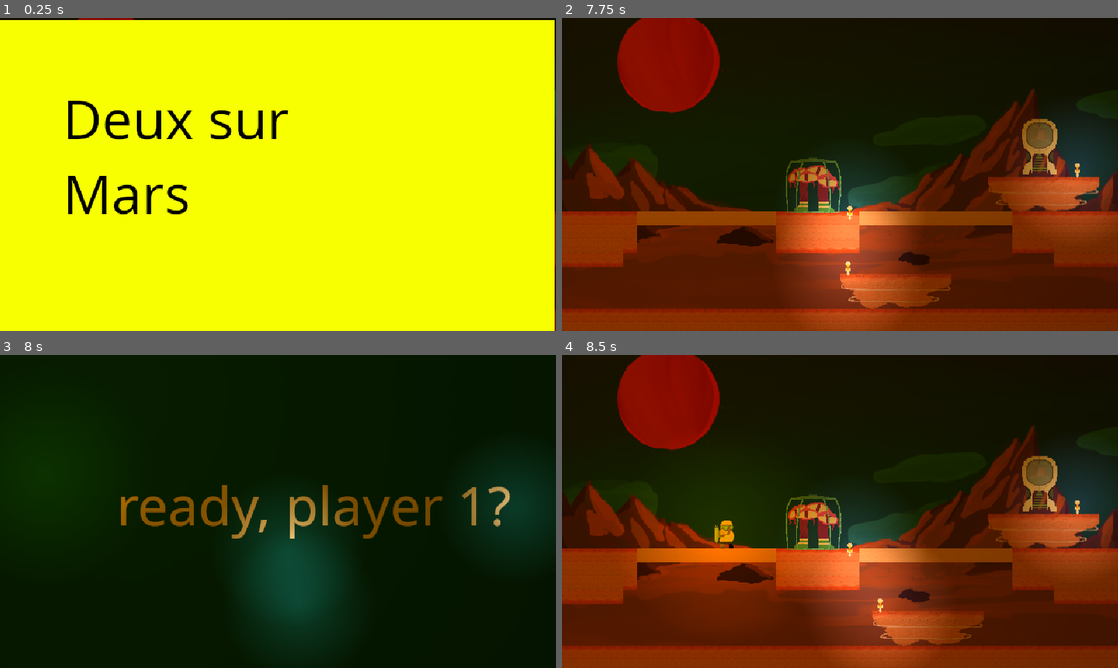
Above: before the commit, frames 1-4 (two rows, left to right).
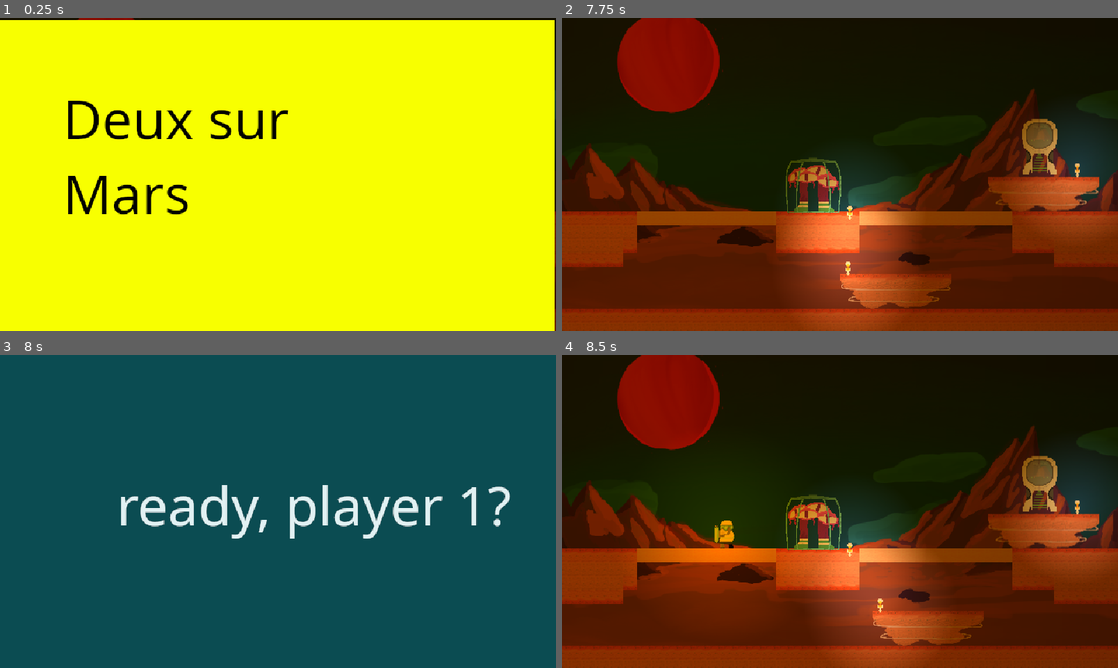
Above: after the commit, the same moments.

Repository: LeResteDuMonde/GameJamPSU
Game: Godot game, scene res://scene/Main.tscn
Two runs of this game, one before a commit and one after it. Both use one fixed random seed, a clock stepped at 60 frames per second and the inputs below.
Inputs (mouse positions are in pixels of both pictures, inside the frame that each line leads up to):
- Up to frame 1 (0.25 s): no input
- Up to frame 2 (7.75 s): tap Enter at 0.5 s; move the mouse to (962, 158) at 0.52 s; press the mouse at (962, 158) at 0.53 s; hold D (right) 0.53-2.03 s; tap Space (jump) at 0.77, 1.52, 3.02, 3.77, 4.52, 6.02, 6.77, 7.52 s; move the mouse to (728, 190) at 1.27 s; release the mouse at (728, 190) at 1.28 s; click (728, 190) at 1.35 s; move the mouse to (895, 105) at 2.02 s; press the mouse at (895, 105) at 2.03 s; hold A (left) 2.03-2.78 s; move the mouse to (812, 237) at 2.77 s; release the mouse at (812, 237) at 2.78 s; hold D (right) 2.78-4.28 s; click (812, 237) at 2.85 s; move the mouse to (1006, 221) at 3.52 s; press the mouse at (1006, 221) at 3.53 s; move the mouse to (673, 127) at 4.27 s; release the mouse at (673, 127) at 4.28 s; hold A (left) 4.28-5.03 s; click (673, 127) at 4.35 s; move the mouse to (867, 174) at 5.02 s; press the mouse at (867, 174) at 5.03 s; hold D (right) 5.03-5.78 s; move the mouse to (756, 96) at 5.77 s; release the mouse at (756, 96) at 5.78 s; hold A (left) 5.78-7.28 s; click (756, 96) at 5.85 s; move the mouse to (962, 158) at 6.52 s; press the mouse at (962, 158) at 6.53 s; move the mouse to (728, 190) at 7.27 s; release the mouse at (728, 190) at 7.28 s; hold D (right) from 7.28 s (still down); click (728, 190) at 7.35 s
- Up to frame 3 (8 s): keep holding D (right)
- Up to frame 4 (8.5 s): keep holding D (right); move the mouse to (895, 442) at 8.02 s; press the mouse at (895, 442) at 8.03 s

Frames 1-2 are identical in both runs. In frame 3, 100% of the frame differs, in the area x 0-100%, y 0-100%; in frame 4, nothing differs.

Commit message:
Fixed cursor issues

Diff:
--- a/scene/CagedMonster.tscn
+++ b/scene/CagedMonster.tscn
@@ -1,21 +1,17 @@
-[gd_scene load_steps=9 format=3 uid="uid://clx0tvtrn2uj6"]
+[gd_scene load_steps=7 format=3 uid="uid://clx0tvtrn2uj6"]
 
 [ext_resource type="Script" path="res://script/CagedMonster.gd" id="1_beoon"]
 [ext_resource type="Texture2D" uid="uid://cxho4ihl7i2x3" path="res://sprite/alienFrame1.png" id="2_laqqj"]
 [ext_resource type="Texture2D" uid="uid://cntcbsbkxppfx" path="res://sprite/cage.png" id="3_dt23o"]
 [ext_resource type="Shader" path="res://shader/outline.gdshader" id="4_4kny8"]
-[ext_resource type="Script" path="res://script/deletableArea.gd" id="4_imqrv"]
 
 [sub_resource type="RectangleShape2D" id="RectangleShape2D_472wj"]
-size = Vector2(64, 63)
+size = Vector2(63, 63)
 
 [sub_resource type="ShaderMaterial" id="ShaderMaterial_0ccwg"]
 shader = ExtResource("4_4kny8")
 shader_parameter/line_color = Color(1, 1, 0, 1)
 shader_parameter/line_thickness = 0.824
-
-[sub_resource type="RectangleShape2D" id="RectangleShape2D_ax8ph"]
-size = Vector2(60, 60)
 
 [node name="CagedMonster" type="CharacterBody2D" groups=["Monster"]]
 script = ExtResource("1_beoon")
@@ -27,7 +23,7 @@
 texture = ExtResource("2_laqqj")
 
 [node name="CollisionShape2D" type="CollisionShape2D" parent="."]
-position = Vector2(7, -2.5)
+position = Vector2(6.5, -1)
 shape = SubResource("RectangleShape2D_472wj")
 
 [node name="cage" type="Sprite2D" parent="."]
@@ -41,8 +37,7 @@
 texture = ExtResource("3_dt23o")
 
 [node name="Area2D" type="Area2D" parent="."]
-script = ExtResource("4_imqrv")
 
 [node name="CollisionShape2D" type="CollisionShape2D" parent="Area2D"]
-position = Vector2(7, -2)
-shape = SubResource("RectangleShape2D_ax8ph")
+position = Vector2(7.5, -1.5)
+shape = SubResource("RectangleShape2D_472wj")
--- a/scene/Cursor.tscn
+++ b/scene/Cursor.tscn
@@ -1,7 +1,8 @@
-[gd_scene load_steps=5 format=3 uid="uid://b8tfkx4yebvud"]
+[gd_scene load_steps=6 format=3 uid="uid://b8tfkx4yebvud"]
 
 [ext_resource type="Script" path="res://script/cursor.gd" id="1_7n3nm"]
 [ext_resource type="Texture2D" uid="uid://dh81wmabyepc6" path="res://sprite/pointer.png" id="2_1ictm"]
+[ext_resource type="Script" path="res://script/cursorArea.gd" id="3_q710l"]
 [ext_resource type="Texture2D" uid="uid://bqodcy5pq11u6" path="res://sprite/pointLight.webp" id="3_va3o6"]
 
 [sub_resource type="RectangleShape2D" id="RectangleShape2D_pfjvf"]
@@ -15,6 +16,7 @@
 texture = ExtResource("2_1ictm")
 
 [node name="Area2D" type="Area2D" parent="."]
+script = ExtResource("3_q710l")
 
 [node name="CollisionShape2D" type="CollisionShape2D" parent="Area2D"]
 light_mask = 512
--- a/scene/Lamp.tscn
+++ b/scene/Lamp.tscn
@@ -1,8 +1,7 @@
-[gd_scene load_steps=6 format=3 uid="uid://dbcd6fr84pr3u"]
+[gd_scene load_steps=5 format=3 uid="uid://dbcd6fr84pr3u"]
 
 [ext_resource type="Script" path="res://script/deletable.gd" id="1_1kjtp"]
 [ext_resource type="Texture2D" uid="uid://bqodcy5pq11u6" path="res://sprite/pointLight.webp" id="1_kx6or"]
-[ext_resource type="Script" path="res://script/deletableArea.gd" id="3_750p1"]
 [ext_resource type="Texture2D" uid="uid://donivqjnmrxf6" path="res://sprite/lamp.png" id="3_ajvyh"]
 
 [sub_resource type="CircleShape2D" id="CircleShape2D_xstie"]
@@ -20,7 +19,6 @@
 texture = ExtResource("3_ajvyh")
 
 [node name="Area2D" type="Area2D" parent="."]
-script = ExtResource("3_750p1")
 
 [node name="CollisionShape2D" type="CollisionShape2D" parent="Area2D"]
 shape = SubResource("CircleShape2D_xstie")
--- a/scene/MoovingPlatform.tscn
+++ b/scene/MoovingPlatform.tscn
@@ -1,8 +1,7 @@
-[gd_scene load_steps=8 format=3 uid="uid://7keiadubnxu6"]
+[gd_scene load_steps=7 format=3 uid="uid://7keiadubnxu6"]
 
 [ext_resource type="Script" path="res://script/movingPlatform.gd" id="1_aqilk"]
 [ext_resource type="Texture2D" uid="uid://d2l7sgyu0wq8o" path="res://sprite/movingPlatform1.png" id="2_m6xjy"]
-[ext_resource type="Script" path="res://script/deletableArea.gd" id="3_10kso"]
 [ext_resource type="Texture2D" uid="uid://bvk5w6vxk67c0" path="res://sprite/movingPlatform2.png" id="3_irhc8"]
 [ext_resource type="Shader" path="res://shader/outline.gdshader" id="3_jlxkn"]
 
@@ -36,7 +35,6 @@
 texture = ExtResource("3_irhc8")
 
 [node name="Area2D" type="Area2D" parent="."]
-script = ExtResource("3_10kso")
 
 [node name="CollisionShape2D" type="CollisionShape2D" parent="Area2D"]
 position = Vector2(0.25, -11)
--- a/scene/Player.tscn
+++ b/scene/Player.tscn
@@ -2,12 +2,43 @@
 
 [ext_resource type="Script" path="res://script/player.gd" id="1_mceob"]
 [ext_resource type="SpriteFrames" uid="uid://tl85fq14y76s" path="res://animation/player1.tres" id="2_x6hji"]
-[ext_resource type="Script" path="res://script/deletableArea.gd" id="3_r48kp"]
 [ext_resource type="SpriteFrames" uid="uid://d3fhtgen6qju1" path="res://animation/bootsFlame.tres" id="4_pk4dr"]
 [ext_resource type="Texture2D" uid="uid://bqodcy5pq11u6" path="res://sprite/pointLight.webp" id="5_bd42t"]
 
 [sub_resource type="RectangleShape2D" id="RectangleShape2D_2dxre"]
 size = Vector2(20, 32)
+
+[sub_resource type="GDScript" id="GDScript_71pd5"]
+script/source = "extends Area2D
+
+@onready var object = get_node(\"../\")
+#var isSelected = false
+#
+#func _ready():
+#	area_entered.connect(onAreaEntered)
+#	area_exited.connect(onAreaExited)
+#
+func isCursor(area):
+	return area.get_node(\"../\").name == \"Cursor\"
+#
+
+#
+#var lastClick = 0
+#func _input(event):
+#	var deletedSomething = false
+#	if event.is_action_released(\"click\") && isSelected && GameManager.isDeletePhase:
+#		for g in object.get_groups():
+#			if g != \"_physics_process\":
+#				print_debug(\"groupe %s is called to be deleted\" % g)
+#				get_tree().call_group(g, \"delete\",g)
+#				deletedSomething = true
+#
+#	if deletedSomething:
+#		#GameManager.switchToPlayPhase()
+#		lastClick = Time.get_ticks_msec()
+#		GameManager.displayIntersticeScreen(GameManager.currPlayer)
+#
+"
 
 [sub_resource type="RectangleShape2D" id="RectangleShape2D_o1eid"]
 size = Vector2(19, 25.25)
@@ -24,7 +55,7 @@
 [node name="oxigene" type="Node2D" parent="." groups=["oxygene"]]
 
 [node name="Area2D" type="Area2D" parent="oxigene"]
-script = ExtResource("3_r48kp")
+script = SubResource("GDScript_71pd5")
 
 [node name="CollisionShape2D" type="CollisionShape2D" parent="oxigene/Area2D"]
 position = Vector2(-13, -2)
@@ -33,7 +64,6 @@
 [node name="boots" type="Node2D" parent="." groups=["boots"]]
 
 [node name="Area2D" type="Area2D" parent="boots"]
-script = ExtResource("3_r48kp")
 
 [node name="CollisionShape2D" type="CollisionShape2D" parent="boots/Area2D"]
 position = Vector2(5, 14.5)
--- a/scene/Sun.tscn
+++ b/scene/Sun.tscn
@@ -1,9 +1,8 @@
-[gd_scene load_steps=8 format=3 uid="uid://cnt7ywbo2jfs7"]
+[gd_scene load_steps=7 format=3 uid="uid://cnt7ywbo2jfs7"]
 
 [ext_resource type="Texture2D" uid="uid://bqodcy5pq11u6" path="res://sprite/pointLight.webp" id="1_moj6j"]
 [ext_resource type="Script" path="res://script/deletable.gd" id="1_w8mgu"]
 [ext_resource type="Texture2D" uid="uid://q16kb7vuxpcl" path="res://sprite/sun.png" id="3_crjn8"]
-[ext_resource type="Script" path="res://script/deletableArea.gd" id="3_g8bmh"]
 [ext_resource type="Shader" path="res://shader/outline.gdshader" id="3_maqtp"]
 
 [sub_resource type="ShaderMaterial" id="ShaderMaterial_70v3q"]
@@ -33,7 +32,6 @@
 texture = ExtResource("3_crjn8")
 
 [node name="Area2D" type="Area2D" parent="."]
-script = ExtResource("3_g8bmh")
 
 [node name="CollisionShape2D" type="CollisionShape2D" parent="Area2D"]
 shape = SubResource("CircleShape2D_yk31a")
--- a/scene/Tile.tscn
+++ b/scene/Tile.tscn
@@ -1,8 +1,7 @@
-[gd_scene load_steps=7 format=3 uid="uid://bpr17yvdebkct"]
+[gd_scene load_steps=6 format=3 uid="uid://bpr17yvdebkct"]
 
 [ext_resource type="Script" path="res://script/deletable.gd" id="1_xwdvg"]
 [ext_resource type="Texture2D" uid="uid://y5fwjdse6sdi" path="res://sprite/groundTile2.png" id="3_kmw2y"]
-[ext_resource type="Script" path="res://script/deletableArea.gd" id="3_wnknv"]
 [ext_resource type="Shader" path="res://shader/outline.gdshader" id="4_8010c"]
 
 [sub_resource type="RectangleShape2D" id="RectangleShape2D_hjywy"]
@@ -17,7 +16,6 @@
 script = ExtResource("1_xwdvg")
 
 [node name="Area2D" type="Area2D" parent="."]
-script = ExtResource("3_wnknv")
 
 [node name="CollisionShape2D" type="CollisionShape2D" parent="Area2D"]
 shape = SubResource("RectangleShape2D_hjywy")
--- a/scene/cube.tscn
+++ /dev/null
@@ -1,21 +0,0 @@
-[gd_scene load_steps=5 format=3 uid="uid://baghonhmqnnos"]
-
-[ext_resource type="Script" path="res://script/deletable.gd" id="1_6v5uq"]
-[ext_resource type="Script" path="res://script/deletableArea.gd" id="2_hl1v6"]
-[ext_resource type="Texture2D" uid="uid://fgliatx3a6cx" path="res://icon.svg" id="2_pi865"]
-
-[sub_resource type="RectangleShape2D" id="RectangleShape2D_mwmxu"]
-size = Vector2(129, 122)
-
-[node name="Cube" type="Node2D" groups=["cubes0"]]
-script = ExtResource("1_6v5uq")
-
-[node name="Sprite2D" type="Sprite2D" parent="."]
-texture = ExtResource("2_pi865")
-
-[node name="Area2D" type="Area2D" parent="."]
-script = ExtResource("2_hl1v6")
-
-[node name="CollisionShape2D" type="CollisionShape2D" parent="Area2D"]
-position = Vector2(-0.5, 1)
-shape = SubResource("RectangleShape2D_mwmxu")
--- /dev/null
+++ b/script/cursorArea.gd
@@ -0,0 +1,38 @@
+extends Area2D
+
+func _ready():
+	area_entered.connect(onAreaEntered)
+	area_exited.connect(onAreaExited)
+
+var selected = null
+
+func onAreaEntered(area):
+	unhighlightAll()
+	if GameManager.isDeletePhase:
+		selected = area.get_node("..")
+		for g in selected.get_groups():
+			if g != "_physics_process":
+				get_tree().call_group(g, "highlight", g)
+
+func unhighlightAll():
+	if selected != null:
+		for g in selected.get_groups():
+			if g != "_physics_process":
+				get_tree().call_group(g, "unhighlight", g)
+
+func onAreaExited(area):
+	unhighlightAll()
+	selected = null
+
+func _input(event):
+	if event.is_action_released("click") && selected != null && GameManager.isDeletePhase:
+		var deletedSomething = false
+		for g in selected.get_groups():
+			if g != "_physics_process":
+				print_debug("groupe %s is called to be deleted" % g)
+				get_tree().call_group(g, "delete",g)
+				deletedSomething = true
+
+		if deletedSomething:
+			unhighlightAll()
+			GameManager.displayIntersticeScreen(GameManager.currPlayer)
--- a/script/deletableArea.gd
+++ /dev/null
@@ -1,40 +0,0 @@
-extends Area2D
-
-@onready var object = get_node("../")
-var isSelected = false
-
-func _ready():
-	area_entered.connect(onAreaEntered)
-	area_exited.connect(onAreaExited)
-
-func isCursor(area):
-	return area.get_node("../").name == "Cursor"
-
-func onAreaEntered(area):
-	if isCursor(area) && GameManager.isDeletePhase:
-		for g in object.get_groups():
-			if g != "_physics_process":
-				get_tree().call_group(g, "highlight", g)
-		isSelected = true
-
-func onAreaExited(area):
-	if isCursor(area) && GameManager.isDeletePhase:
-		for g in object.get_groups():
-			if g != "_physics_process":
-				get_tree().call_group(g, "unhighlight", g)
-		isSelected = false
-
-var lastClick = 0
-func _input(event):
-	var deletedSomething = false
-	if event.is_action_released("click") && isSelected && GameManager.isDeletePhase:
-		for g in object.get_groups():
-			if g != "_physics_process":
-				print_debug("groupe %s is called to be deleted" % g)
-				get_tree().call_group(g, "delete",g)
-				deletedSomething = true
-
-	if deletedSomething:
-		#GameManager.switchToPlayPhase()
-		lastClick = Time.get_ticks_msec()
-		GameManager.displayIntersticeScreen(GameManager.currPlayer)
--- a/script/manager/gameManager.gd
+++ b/script/manager/gameManager.gd
@@ -43,15 +43,20 @@
 	title = titleS.instantiate()
 	main.get_node("UI").add_child(title)
 
+func hideTitleScreen():
+	if title!=null:
+		print("Hide Title Screen")
+		main.get_node("UI").remove_child(title)
+		title.queue_free()
+		title = null
+	if interstice!=null:
+		print("Hide interstice")
+		main.get_node("UI").remove_child(interstice)
+		interstice.queue_free()
+		interstice = null
+
 func _input(event):
 	if event.is_action_pressed("click") and (title != null or interstice != null):
-		print("Hide Title Screen")
-		if title!=null:
-			title.queue_free()
-		if interstice!=null:
-			interstice.queue_free()
-			interstice = null
-
 		switchToPlayPhase()
 
 func killPlayer():
@@ -101,7 +106,7 @@
 		interstice = player2Interstice.instantiate()
 	if player==2:
 		interstice = player1Interstice.instantiate()
-	add_child(interstice)
+	main.get_node("UI").add_child(interstice)
 
 
 func switchPlayer():
@@ -125,6 +130,7 @@
 
 func switchToPlayPhase():
 	print("Finishing Delete Phase")
+	hideTitleScreen()
 	isDeletePhase = false
 	CursorManager.deleteCursor()
 
